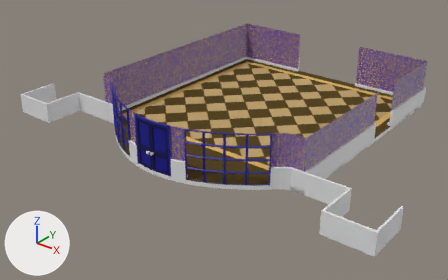
What one commit did to the Blender file Assets/Danny/Imports/Blender/Rooms/Hall/HallModel.blend.
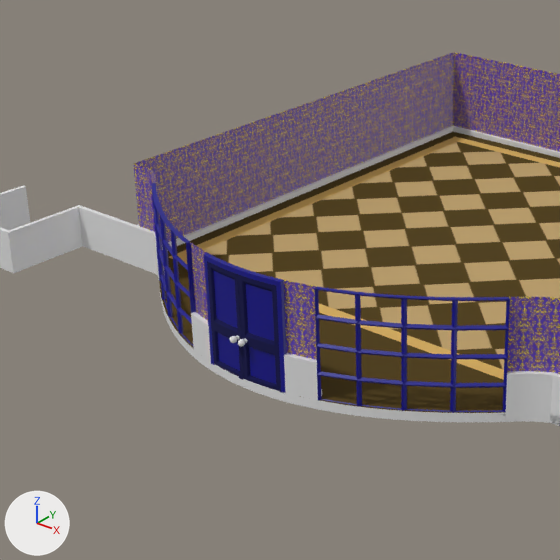
Each version appears first whole from a 50 mm camera at (6.0, -10.02, 6.38) aimed at (-2.78, 0.97, -0.43), and next in a close-up on the part from 10% to 66% of the width and 0% to 90% of the height. Every picture has the same lights, and +X, +Y and +Z are marked at lower left.

The older version as bpy lines, for what is in view:
```python
me_hallfloor = bpy.data.meshes.new('HallFloor')
me_hallfloor.from_pydata(...)  # 78 vertices, 43 faces; spans x -5.5..0.5, y -1.83..5.5, z -0.1..0.0
# faces by material slot: [41, 2]
me_hallfloor.materials.append(mat_floor)  # white #e7e7e7
me_hallfloor.materials.append(mat_hallfloor)  # picture img_hallfloor_psd
me_hallwalls = bpy.data.meshes.new('HallWalls')
me_hallwalls.from_pydata(...)  # 1051 vertices, 900 faces; spans x -5.5..0.5, y -1.79..5.5, z -0.1..0.4
me_hallwalls.materials.append(mat_walls)  # white #e7e7e7
me_hallwalls_003 = bpy.data.meshes.new('HallWalls.003')
me_hallwalls_003.from_pydata(...)  # 356 vertices, 348 faces; spans x -3.9..0.76, y -0.37..0.58, z -0.58..0.58
me_hallwalls_003.materials.append(mat_baywindows)  # blue #06008b
ob_baywindow = bpy.data.objects.new('BayWindow', me_hallwalls_003)
ob_baywindow.parent = ob_hallwalls
ob_baywindow.location = (-0.93, -1.333, 0.567)
_m = ob_baywindow.modifiers.new('Subdivision', 'SUBSURF')
_m.levels = 3
_m.render_levels = 3
ob_hallfloor = bpy.data.objects.new('HallFloor', me_hallfloor)
ob_hallfloor.location = (0.0, 0.0, 0.0)
ob_hallwalls = bpy.data.objects.new('HallWalls', me_hallwalls)
ob_hallwalls.location = (0.0, 0.0, 0.0)
_m = ob_hallwalls.modifiers.new('Subdivision', 'SUBSURF')
_m.levels = 3
_m.render_levels = 3
# also in view: 'FrontDoorFrame' at (-2.5, -1.79, 0.57); 'Skirting' at (-2.5, 1.86, -0.02); 'HallWallsInside' at (-2.5, 1.86, 0.61); 'FrontDoor' at (-2.5, -1.79, 0.54); 'ExteriorWalls' at (-2.5, -1.02, 0.15)
```
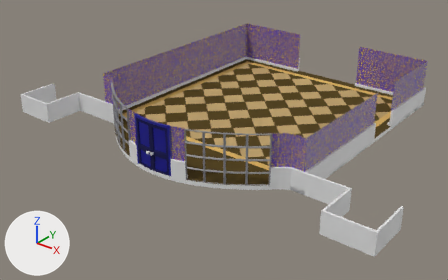
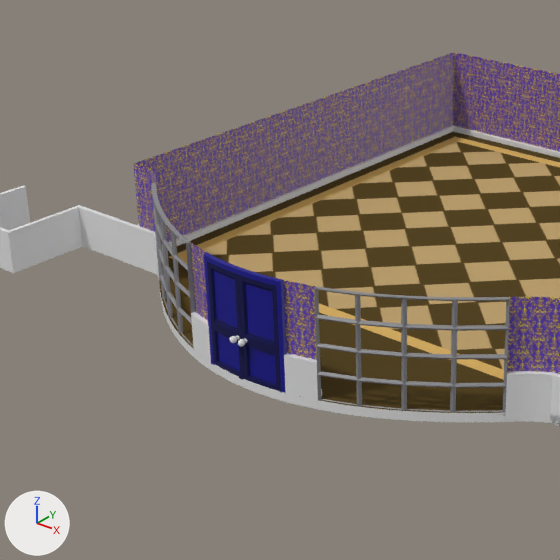
Where the newer file only moved an object's origin or applied its transform, the numbers keep the older frame.

Changed parts and their boxes (x1, y1, x2, y2) in the close-ups (560 x 560 px):
'BayWindow', recoloured (blue to grey)
    both: (151, 183, 510, 413)

What the commit changed:
Material 'HallWindows' (mat_hallwindows) is new.
Its base color is (0.244, 0.243, 0.26) (grey #87878b).
me_hallwalls_003 has 356 vertices, 348 faces and spans x -3.9..0.76, y -0.37..0.58, z -0.58..0.58.
me_hallwalls_003 no longer uses material mat_baywindows (blue #06008b).
me_hallwalls_003 now uses material mat_hallwindows (grey #87878b).
